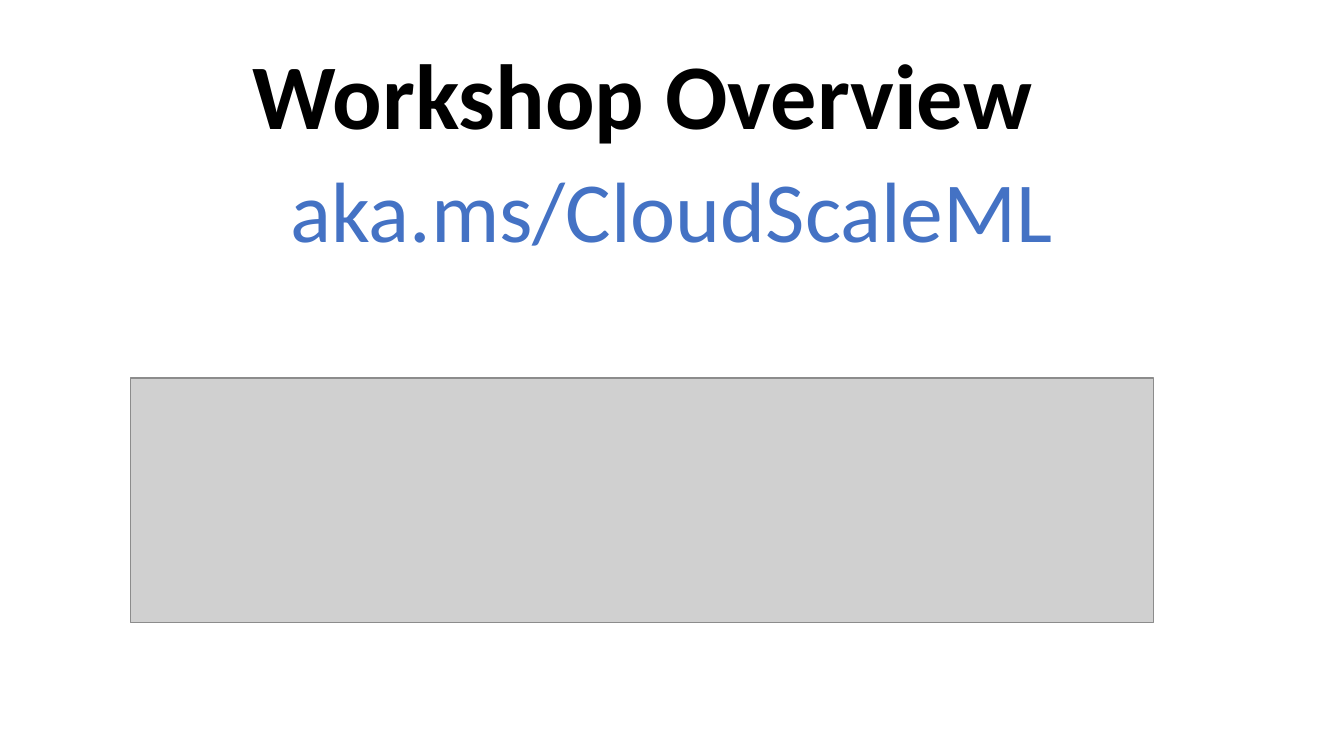
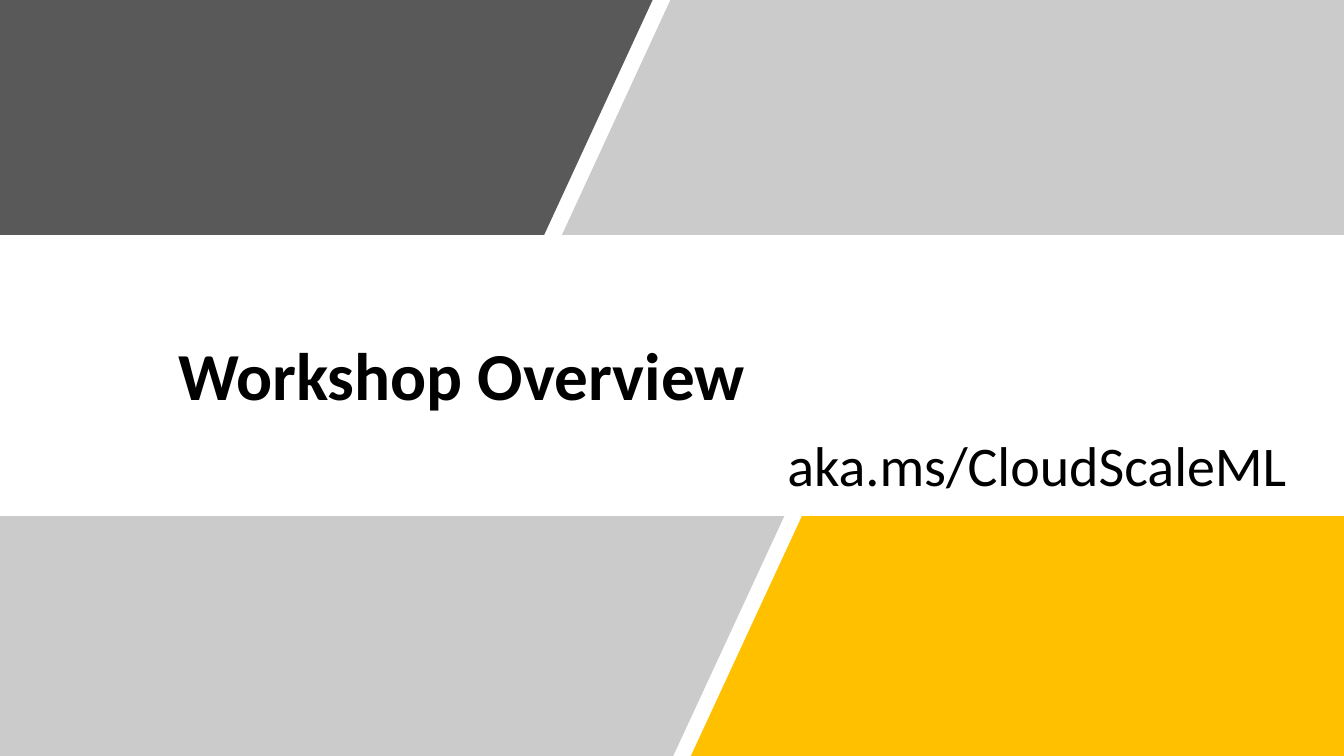
Before and after one commit to cloudscaleml/workshop, a slide deck: slide 49 of powerpoint/Overview.pptx (slide 55 before the commit). Drawn at 1344x756 pixels with LibreOffice and Linux fonts; fonts in the diff are those of the drawing; grey boxes stand for pictures. Boxes give left, top, right and bottom in pixels: in the first picture for what was removed or moved away, otherwise in the second. Text is boxed around its words. In the diff, an @@ line names an element or a change of style, - is before the commit and + after.

Commit message:
updates to first presentation 'overview'

```diff
--- a/powerpoint/Overview.pptx
+++ b/powerpoint/Overview.pptx
@@ freeform shape added at box(0, 0, 652, 235), fill #595959 @@
@@ freeform shape added at box(563, 0, 1344, 235), fill #7F7F7F at 40% opacity @@
@@ title "Workshop Overview": place and size @@
-title "Workshop Overview" at box(253, 64, 1032, 144)
+title "Workshop Overview" at box(178, 353, 745, 411)
@@ title "Workshop Overview" at box(178, 353, 745, 411): size 66 to 48 pt; alignment centre to left; vertical alignment middle to bottom @@
@@ picture removed at box(130, 378, 1154, 622) @@
@@ text "aka.ms/CloudScaleML": place and size @@
-text "aka.ms/CloudScaleML" at box(290, 182, 1052, 246)
+text "aka.ms/CloudScaleML" at box(787, 447, 1286, 489)
@@ text "aka.ms/CloudScaleML" at box(787, 447, 1286, 489): size 61 to 40 pt, text colour #4472C4 to #000000; alignment centre to left; line spacing 0.8 to 0.9 @@
@@ freeform shape added at box(0, 516, 784, 756), fill #7F7F7F at 40% opacity @@
@@ freeform shape added at box(679, 516, 1178, 756), fill #FFFFFF @@
@@ freeform shape added at box(691, 516, 1344, 756), fill #FFC000 @@
```
Also in this commit, not shown: 15 other slides changed, 4 slides added, 11 slides removed.
